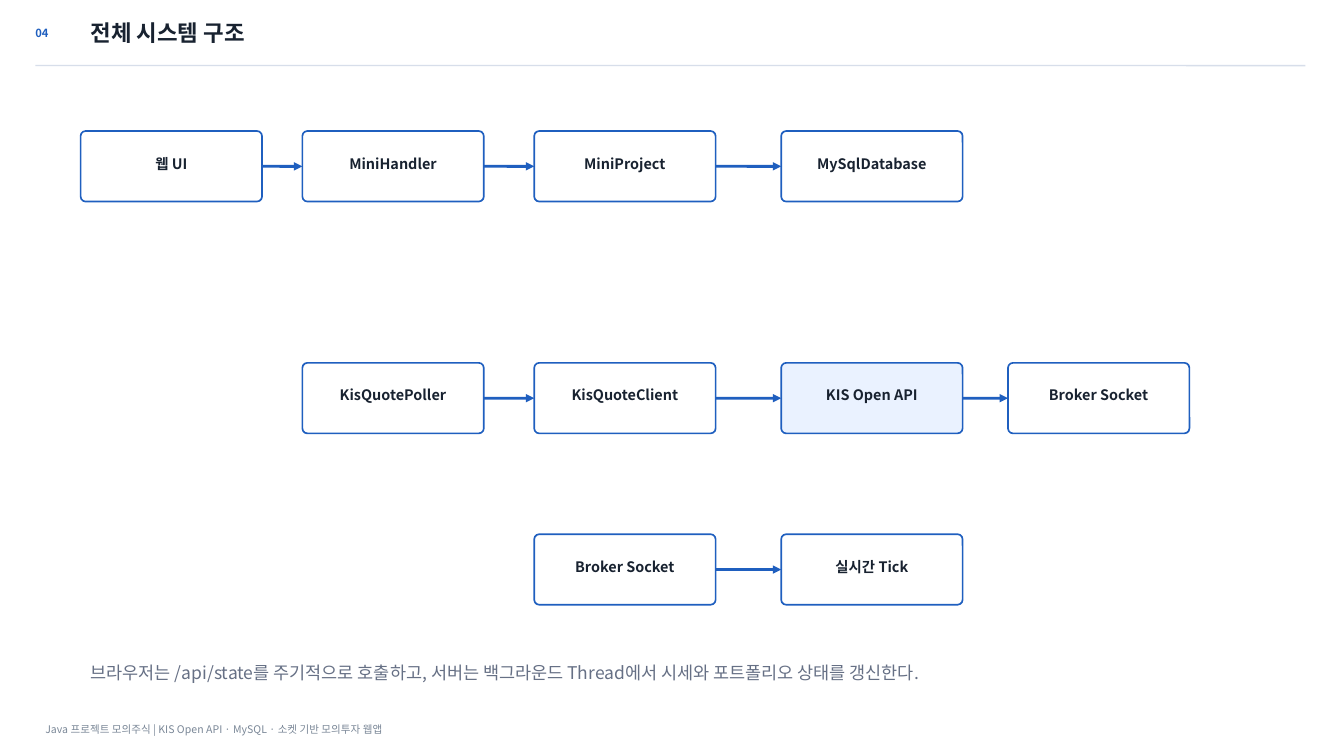
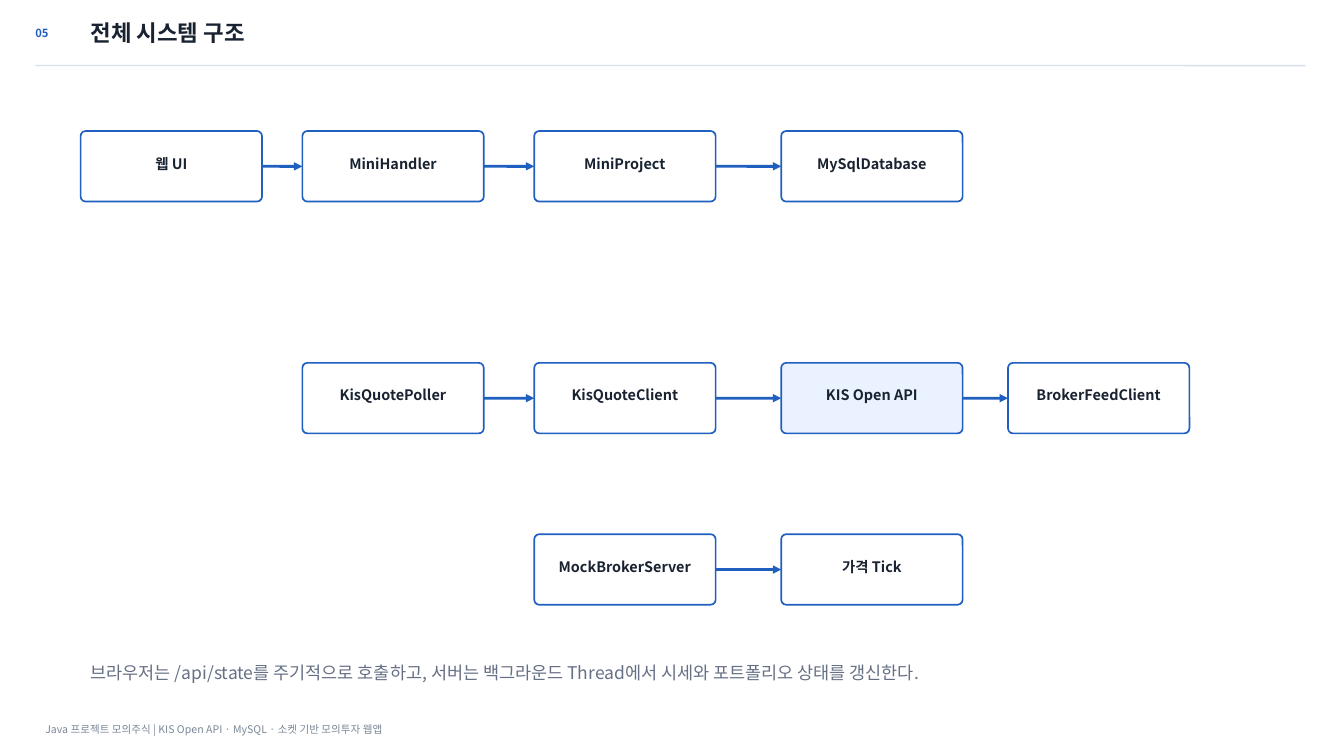
Before and after one commit to osangmin51-spec/javaproject, a slide deck: slide 5 of deliverables/Java_모의주식투자_발표자료_최종정합본.pptx (slide 4 before the commit). Drawn at 1344x756 pixels with LibreOffice and Linux fonts; fonts in the diff are those of the drawing. Boxes give left, top, right and bottom in pixels: in the first picture for what was removed or moved away, otherwise in the second. Text is boxed around its words. In the diff, an @@ line names an element or a change of style, - is before the commit and + after.

```diff
--- a/deliverables/Java_모의주식투자_발표자료_최종정합본.pptx
+++ b/deliverables/Java_모의주식투자_발표자료_최종정합본.pptx
@@ text at (x1=35, y1=28, x2=48, y2=37): text changed @@
-04
+05
@@ text at (x1=1036, y1=388, x2=1160, y2=400): text changed @@
-Broker Socket
+BrokerFeedClient
@@ text at (x1=559, y1=560, x2=691, y2=572): text changed @@
-Broker Socket
+MockBrokerServer
@@ text at (x1=842, y1=560, x2=902, y2=574): text changed @@
-실시간 Tick
+가격 Tick
```
Also in this commit, not shown: 13 other slides changed, 2 slides added, 1 slide removed, 5 other files.
